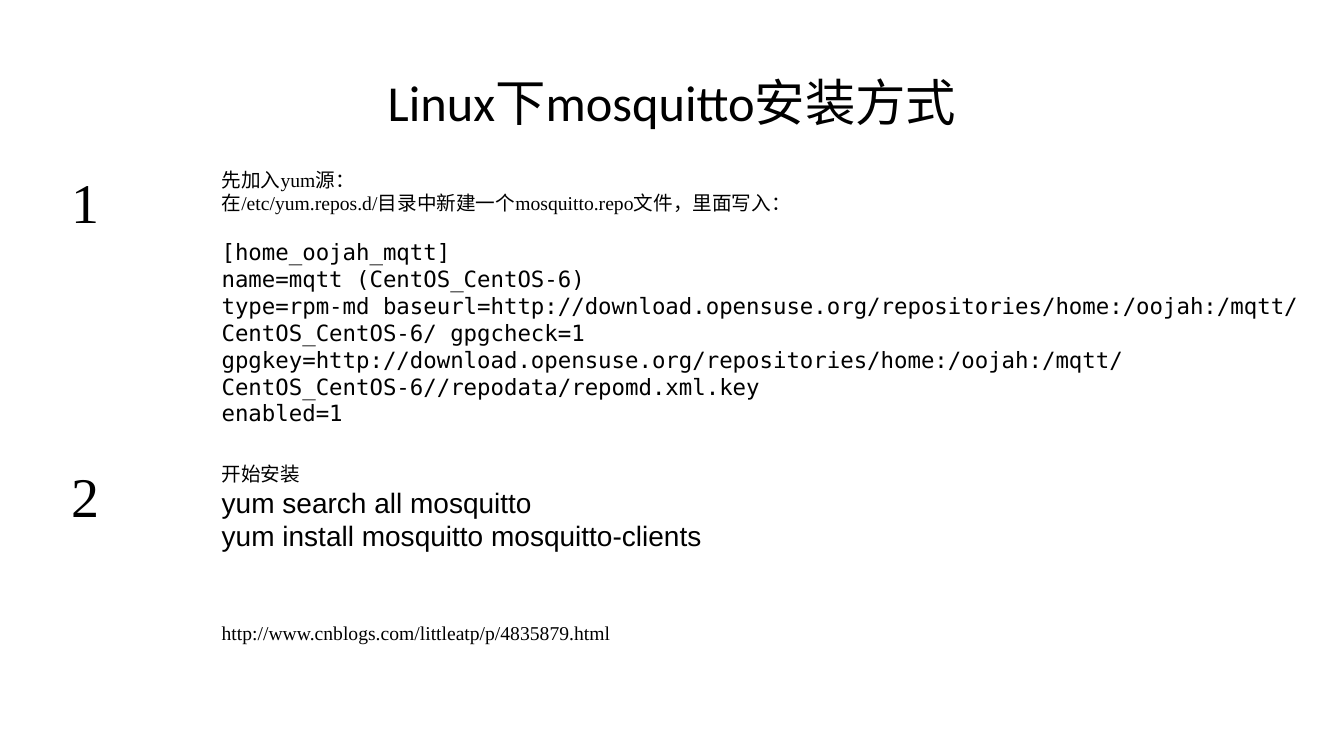
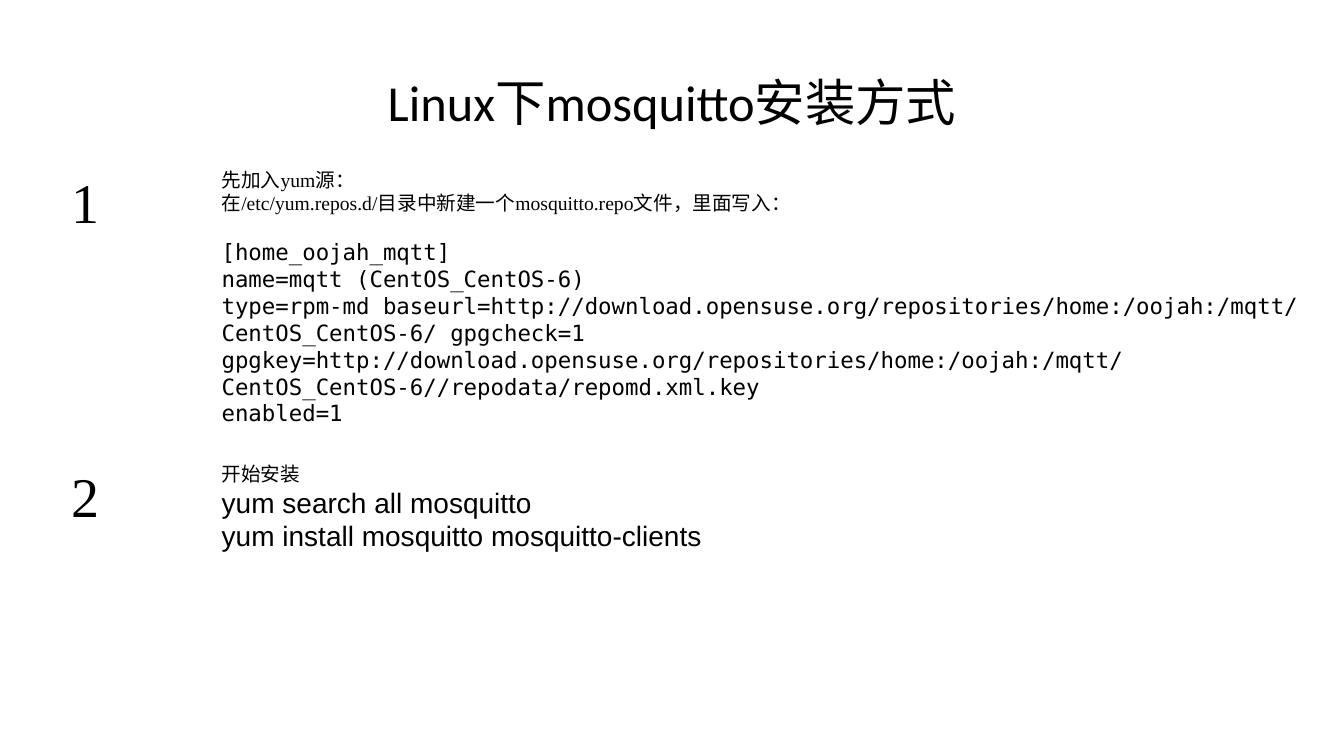
Before and after one commit to fanhuajun/notes, a slide deck: slide 8 of linux/MQTT.pptx (slide 4 before the commit). Drawn at 1344x756 pixels with LibreOffice and Linux fonts; fonts in the diff are those of the drawing. Boxes give left, top, right and bottom in pixels: in the first picture for what was removed or moved away, otherwise in the second. Text is boxed around its words. In the diff, an @@ line names an element or a change of style, - is before the commit and + after.

```diff
--- a/linux/MQTT.pptx
+++ b/linux/MQTT.pptx
@@ text removed at bbox=[222, 626, 610, 645] @@
-http://www.cnblogs.com/littleatp/p/4835879.html
```
Also in this commit, not shown: 1 other slide changed, 5 slides added, 4 slides removed, 4 other files.
